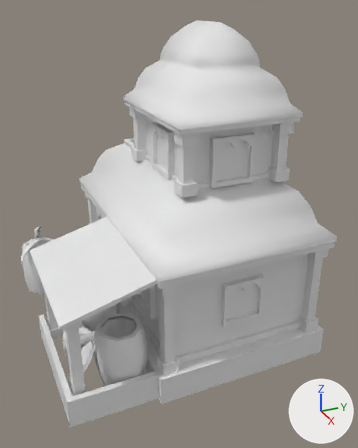
Renders of the COLLADA model art/meshes/structural/anuradhapura/storehouse.dae from each side of a commit.
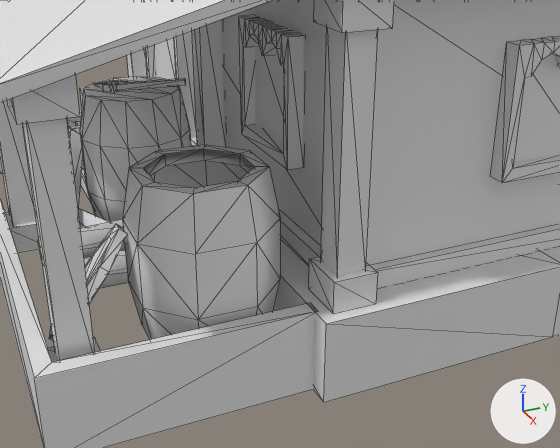
There are two pictures of each version: one whole from a 50 mm lens placed at (20.27, -7.56, 14.93), pointed at (0.74, 1.22, 5.17), one close up from a 50 mm lens placed at (13.48, -5.99, 6.31), pointed at (4.24, -1.83, 1.68). Lighting does not change. The marker at lower right points along +X, +Y and +Z. The last two pictures show the newer version. The close-ups show mesh edges as thin lines. Materials are left out; every surface is plain grey. Where no turn or scale is listed for an object, it has been applied to the vertices. Vertices at exactly the same position are counted once.

In view in the first close-up: 'storehouse'.
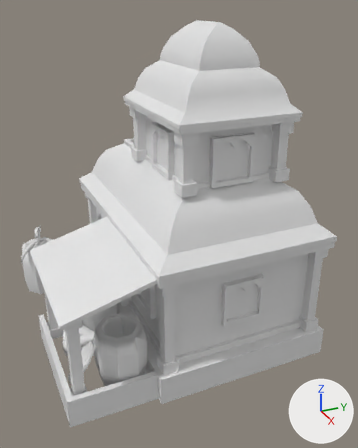
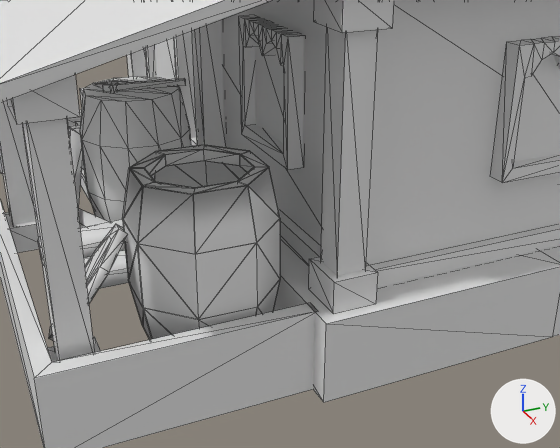
The newer file is also turned or shifted as a whole; pictures and numbers use the older file's frame.

Where the change shows, as pixel boxes (x1, y1, x2, y2) in the close-ups (560 x 448 px):
part 1 of me_esfera_568, added: after (144, 149, 254, 188)

Diff of the bpy script that builds the scene:
```diff
--- a/art/meshes/structural/anuradhapura/storehouse.dae.py
+++ b/art/meshes/structural/anuradhapura/storehouse.dae.py
@@ me_esfera_568 @@
 # used by ob_storehouse; location = (0.0, 0.0, 0.0)
-me_esfera_568.from_pydata(...)  # 1398 vertices, 1899 faces; spans x -6.46..5.59, y -5.73..6.48, z -0.53..14.05
+me_esfera_568.from_pydata(...)  # 1462 vertices, 2075 faces; spans x -6.46..5.59, y -5.73..6.48, z -0.53..14.05
+# me_esfera_568 part 1
+# 56 vertices are added at x 2.8..4.86, y -3.9..-1.84, z 0.03..2.57
+# 8 new vertices lie (0.0, 0.0, 0.98) away from vertices in x 2.8..4.86, y -3.9..-1.84, z 0.81
+# 176 new faces join them
```
